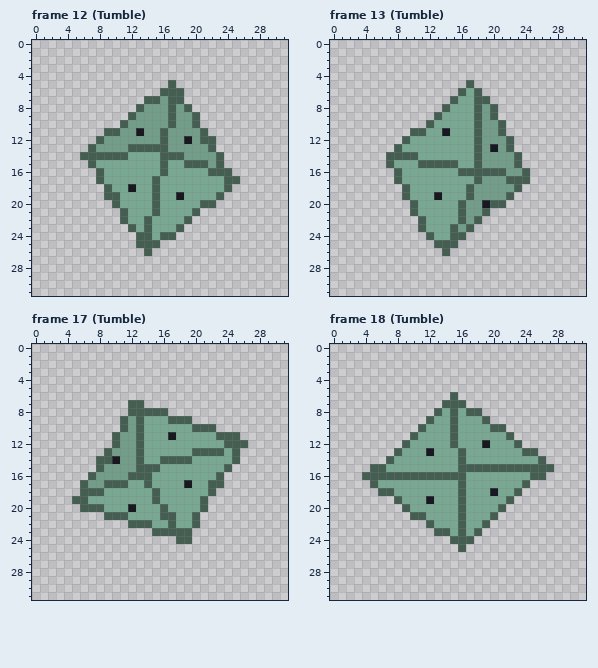
Two states of a pixel-art file, assets/source/aseprite/rolls/d8.aseprite. The picture above was drawn from the file before the commit.
32x32 pixels, 24 frames. Colours within 5 levels of each other are drawn and written as one. Shown: frame 12 (Tumble), frame 13 (Tumble), frame 17 (Tumble), frame 18 (Tumble). The commit also changed other frames, which this record leaves out.
After the commit:
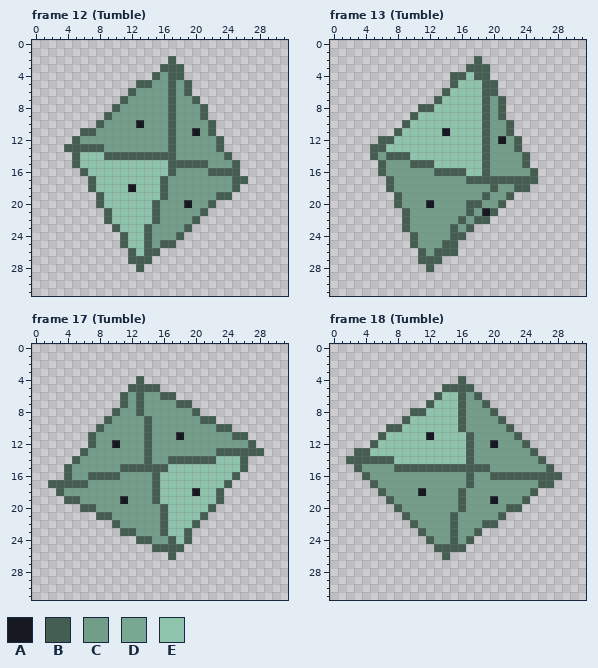
Palette (. is transparent): A #171921  B #445e52  C #729d89  D #79a892  E #8ec4ab
The exact change:
--- frame 12 (Tumble)
@@ x 0..31 @@
  1 ................................
- 2 ................................
- 3 ................................
- 4 ................................
- 5 .................B..............
- 6 ................BBB.............
- 7 ..............BBCBB.............
- 8 .............BCCCBCB............
- 9 ............BCCCCBCCB...........
-10 ...........BCCCCCBCCB...........
-11 .........BBCCACCBCCCCB..........
-12 ........BCCCCCCCBCCACBB.........
-13 .......BCCCCBBBBBCCCCCB.........
-14 ......BBBBBBDDDDBBBCCCCB........
-15 .......BDDDDDDDDBDDBBBCB........
-16 ........BDDDDDDDBDDDDDBBB.......
-17 ........BDDDDDDBDDDDDDDDBB......
-18 .........BDDADDBDDDDDDDDB.......
-19 .........BBDDDDBDDADDDDB........
-20 ..........BDDDDBDDDDDBB.........
-21 ...........BDDDBDDDDB...........
-22 ...........BDDBDDDDB............
-23 ............BDBDDDB.............
-24 .............BBDBB..............
-25 .............BBB................
-26 ..............B.................
-27 ................................
-28 ................................
+ 2 .................B..............
+ 3 ................BBB.............
+ 4 ...............BCBB.............
+ 5 .............BBCCBCB............
+ 6 ............BCCCCBCB............
+ 7 ...........BCCCCCBCCB...........
+ 8 ..........BCCCCCCBCCCB..........
+ 9 .........BCCCCCCCBCCCB..........
+10 ........BCCCCACCCBCCCCB.........
+11 ......BBCCCCCCCCCBCCACB.........
+12 .....BCCCCCCCCCCCBCCCCCB........
+13 ....BBBBBCCCCCCCCBCCCCCB........
+14 .....BEEEBBBBBBBBBCCCCCCB.......
+15 .....BEEEEEEEEEEEBBBBBCCCB......
+16 ......BEEEEEEEEEEBCCCCBBBB......
+17 .......BEEEEEEEEBCCCCCCCCBB.....
+18 .......BEEEEAEEEBCCCCCCCCB......
+19 ........BEEEEEEEBCCCCCCBB.......
+20 ........BEEEEEEBCCCACCB.........
+21 .........BEEEEEBCCCCCB..........
+22 .........BEEEEEBCCCCB...........
+23 ..........BEEEBCCCCB............
+24 ...........BEEBCCCB.............
+25 ...........BEEBCBB..............
+26 ............BEBB................
+27 ............BBB.................
+28 .............B..................
 29 ................................
--- frame 13 (Tumble)
@@ x 0..31 @@
  1 ................................
- 2 ................................
- 3 ................................
- 4 ................................
- 5 .................B..............
- 6 ................BDB.............
- 7 ...............BDDBB............
- 8 ..............BDDDBCB...........
- 9 .............BDDDDBCB...........
-10 ............BDDDDDBCCB..........
-11 ..........BBDDADDDBCCB..........
-12 .........BDDDDDDDDBCCCB.........
-13 ........BDDDDDDDDDBCACB.........
-14 .......BBBBDDDDDDDBCCCCB........
-15 .......BDDDBBBBBDDBCCCCB........
-16 ........BDDDDDDDBBBBBBCCB.......
-17 ........BDDDDDDDDDBCCCBBB.......
-18 .........BDDDDDDDBCCCCCB........
-19 .........BDDDADDDBCCCCB.........
-20 ..........BDDDDDBCCABB..........
-21 ..........BDDDDDBCCB............
-22 ...........BDDDDBCB.............
-23 ...........BDDDBCB..............
-24 ............BDDBB...............
-25 .............BBB................
-26 ..............B.................
-27 ................................
-28 ................................
+ 2 ..................B.............
+ 3 .................BBB............
+ 4 ...............BBEBB............
+ 5 ...............BEEEBB...........
+ 6 ..............BEEEEBB...........
+ 7 .............BEEEEEBCB..........
+ 8 ...........BBEEEEEEBCB..........
+ 9 ..........BEEEEEEEEBCB..........
+10 .........BEEEEEEEEEBCCB.........
+11 ........BEEEEEAEEEEBCCB.........
+12 ......BBEEEEEEEEEEEBCACB........
+13 .....BBEEEEEEEEEEEEBCCCB........
+14 .....BCBBBEEEEEEEEEBCCCCB.......
+15 ......BCCCBBBEEEEEEBCCCCB.......
+16 ......BCCCCCCBBBBEEBCCCCCB......
+17 .......BCCCCCCCCCBBBBBBBBB......
+18 .......BCCCCCCCCCCCCBCCBB.......
+19 ........BCCCCCCCCCCBCCB.........
+20 ........BCCCACCCCBBCCB..........
+21 .........BCCCCCCCBCAB...........
+22 .........BCCCCCCBCBB............
+23 .........BCCCCCBCB..............
+24 ..........BCCCCBB...............
+25 ..........BCCCBB................
+26 ...........BCBBB................
+27 ...........BBB..................
+28 ............B...................
 29 ................................
--- frame 17 (Tumble)
@@ x 0..31 @@
  3 ................................
- 4 ................................
- 5 ................................
- 6 ................................
- 7 ............BB..................
- 8 ............BBBBB...............
- 9 ...........BCBDDDBBB............
-10 ...........BCBDDDDDDBBB.........
-11 ..........BCCBDDDADDDDDBBB......
-12 ..........BCCBDDDDDDDDDDBBB.....
-13 .........BCCCBDDDDDDBBBBDB......
-14 ........BBACCBDDBBBBDDDDDB......
-15 ........BCCCCBBBDDDDDDDDB.......
-16 .......BCCCCBBBDDDDDDDDB........
-17 ......BCCBBBDDBDDDDADDBB........
-18 ......BBBDDDDDDBDDDDDDB.........
-19 .....BBDDDDDDDDBDDDDDB..........
-20 ......BBBDDDADDDBDDDDB..........
-21 .........BBBDDDDBBDDB...........
-22 ............BBBDDBDDB...........
-23 ...............BBBBB............
-24 ..................BB............
-25 ................................
-26 ................................
+ 4 .............B..................
+ 5 ............BBBB................
+ 6 ...........BCBCCBB..............
+ 7 ...........BCBCCCCBB............
+ 8 ..........BCCBCCCCCCB...........
+ 9 .........BCCCCBCCCCCCBB.........
+10 ........BCCCCCBCCCCCCCCBB.......
+11 .......BCCCCCCBCCCACCCCCCBB.....
+12 .......BCCACCCBCCCCCCCCCCCCB....
+13 ......BCCCCCCCBCCCCCCCCBBBBBB...
+14 .....BCCCCCCCCBCCBBBBBBEEEB.....
+15 ....BCCCCCCBBBBBBEEEEEEEEEB.....
+16 ....BCCBBBBCCCCBEEEEEEEEEB......
+17 ..BBBBBCCCCCCCCBEEEEEEEEB.......
+18 ...BCCCCCCCCCCCBEEEEAEEB........
+19 ....BBCCCCCACCCBEEEEEEEB........
+20 ......BBCCCCCCCCBEEEEEB.........
+21 ........BBCCCCCCBEEEEB..........
+22 ..........BCCCCCBEEEB...........
+23 ...........BBCCCBEEB............
+24 .............BBCCBEB............
+25 ...............BBBB.............
+26 .................B..............
 27 ................................
--- frame 18 (Tumble)
@@ x 0..31 @@
  3 ................................
- 4 ................................
- 5 ................................
- 6 ...............B................
- 7 ..............BBB...............
- 8 .............BDBDBB.............
- 9 ............BDDBDDDB............
-10 ...........BDDDBDDDDBB..........
-11 ..........BDDDDBDDDDDDB.........
-12 .........BDDDDDBDDDADDDB........
-13 ........BDDDADDDBDDDDDDDBB......
-14 .......BDDDDDDDDBDDDDDDDDDB.....
-15 .....BBDDDDDDDDDBBBBBBBBBBBB....
-16 ....BBBBBBBBBBBBBDDDDDDDDBB.....
-17 .....BDDDDDDDDDDBDDDDDDDB.......
-18 ......BBDDDDDDDDBDDDADDB........
-19 ........BDDDADDDBDDDDDB.........
-20 .........BDDDDDDBDDDDB..........
-21 ..........BBDDDDBDDDB...........
-22 ............BDDDBDDB............
-23 .............BBDBDB.............
-24 ...............BBB..............
-25 ................B...............
-26 ................................
+ 4 ................B...............
+ 5 ..............BBBB..............
+ 6 .............BEEBCB.............
+ 7 ............BEEEBCCB............
+ 8 ..........BBEEEEBCCCB...........
+ 9 .........BEEEEEEBCCCCB..........
+10 .......BBEEEEEEEBCCCCCB.........
+11 ......BEEEEEAEEEEBCCCCCB........
+12 .....BEEEEEEEEEEEBCCACCCB.......
+13 ...BBEEEEEEEEEEEEBCCCCCCCB......
+14 ..BBBBBBEEEEEEEEEBCCCCCCCCB.....
+15 ...BCCCCBBBBBBBBBBBBCCCCCCCB....
+16 ....BCCCCCCCCCCCCBCCBBBBBBBBB...
+17 .....BCCCCCCCCCCCBCCCCCCCCBB....
+18 ......BCCCCACCCCBCCCCCCCCB......
+19 .......BCCCCCCCCBCCCACCCB.......
+20 ........BCCCCCCCBCCCCCBB........
+21 .........BCCCCCBCCCCCB..........
+22 ..........BCCCCBCCCBB...........
+23 ...........BCCCBCCB.............
+24 ............BCCBCB..............
+25 .............BBBB...............
+26 ..............B.................
 27 ................................
Boxes around the changes in both pictures, in picture pixels (x1, y1, x2, y2):
changed: (64, 56, 248, 272)
changed: (370, 56, 538, 272)
changed: (48, 376, 264, 560)
changed: (346, 376, 562, 560)
